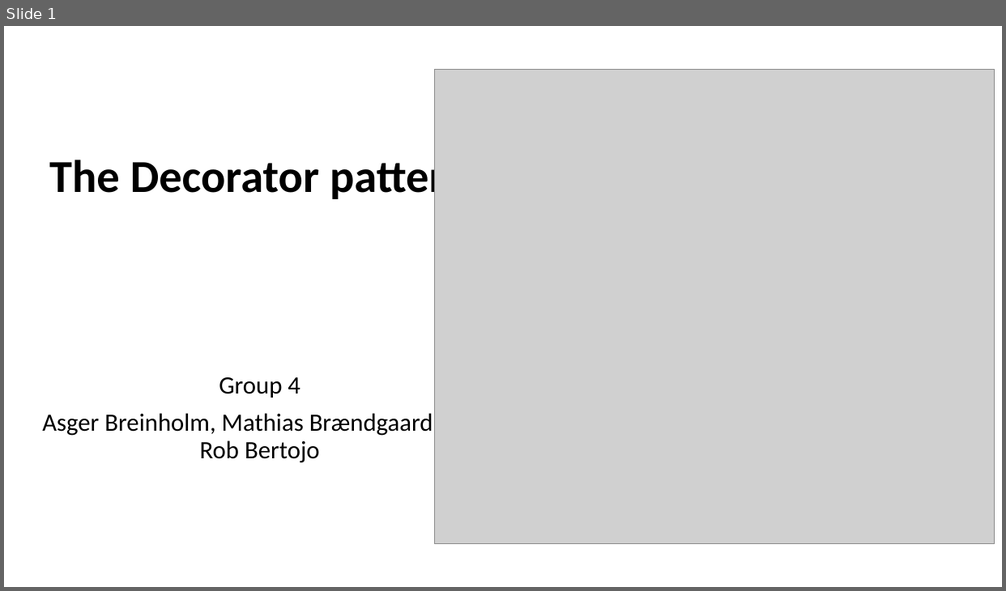
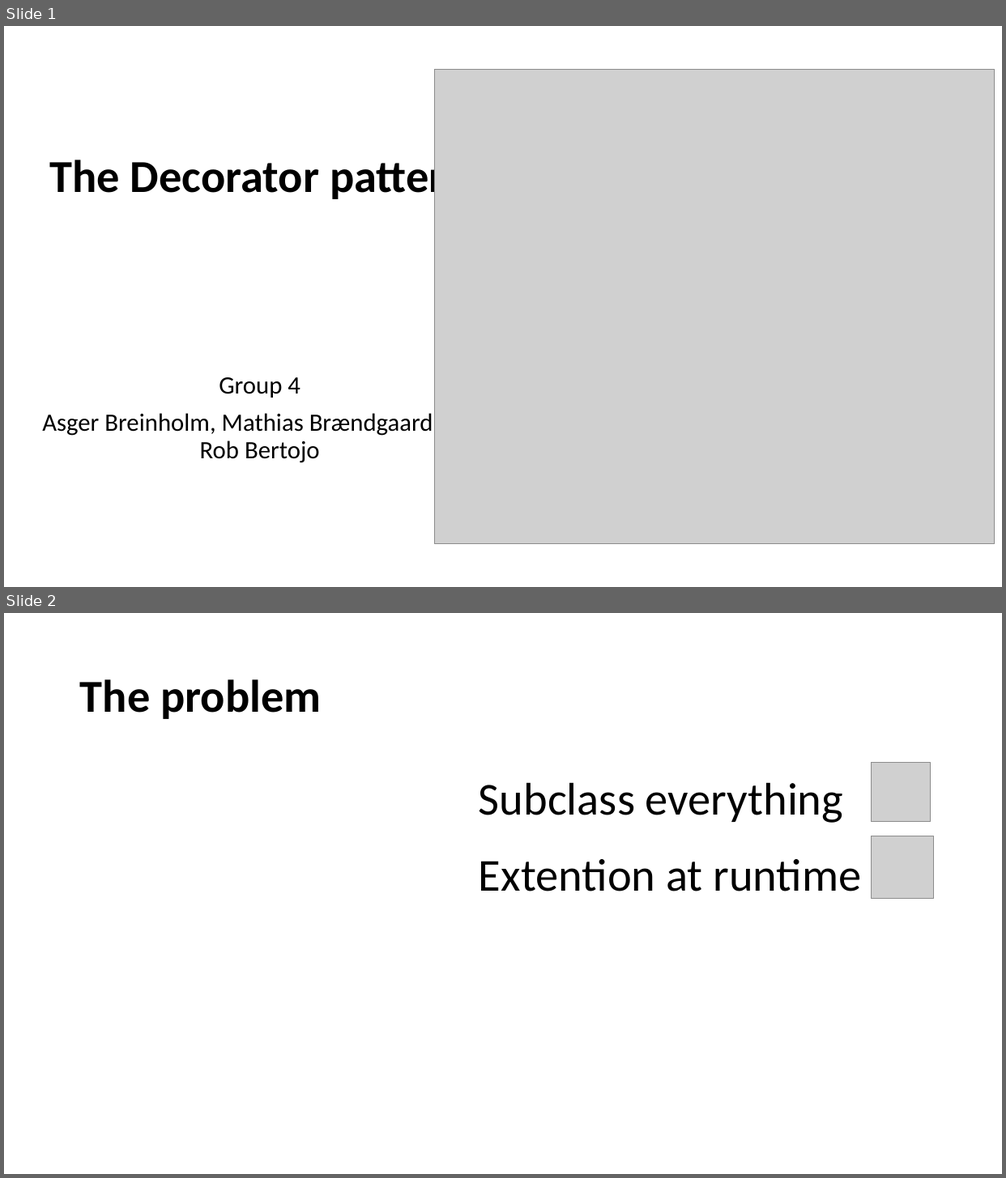
Before and after one commit to DaloonOfDoom/E21SWD_Assignment, a slide deck: Slides/The Decorator pattern.pptx. Shown one above the other, each under a label of ours: slide 1 before the commit, slides 1 and 2 after it. The pictures are 1006x591 and 1006x1178 pixels, drawn with LibreOffice and Linux fonts; fonts in the diff are those of the drawing; grey boxes stand for pictures. Boxes give left, top, right and bottom in pixels: in the first picture for what was removed or moved away, otherwise in the second. Text is boxed around its words. In the diff, an @@ line names an element or a change of style, - is before the commit and + after.

```diff
--- a/Slides/The Decorator pattern.pptx
+++ b/Slides/The Decorator pattern.pptx
@@ slide 2 added at [4,613,1002,1174], background #FFFFFF @@
@@ title added at [80,679,321,719], 44 pt, text #000000, bold @@
+The problem
@@ text added at [479,782,843,823], 44 pt, text #000000 @@
+Subclass everything
@@ picture added at [871,763,930,822] @@
@@ picture added at [871,836,933,898] @@
@@ text added at [479,859,861,892], 44 pt, text #000000 @@
+Extention at runtime
```
Also in this commit, not shown: 6 slides changed, 1 other slide added, 2 slides removed.
